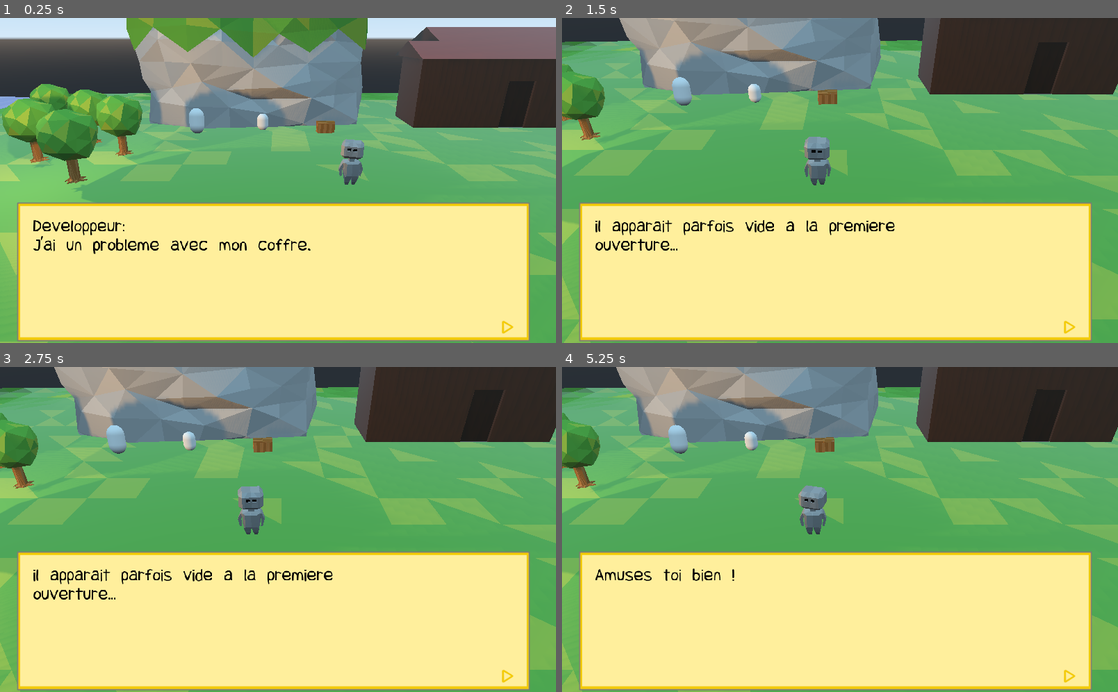
Above: before the commit, frames 1-4 (two rows, left to right).
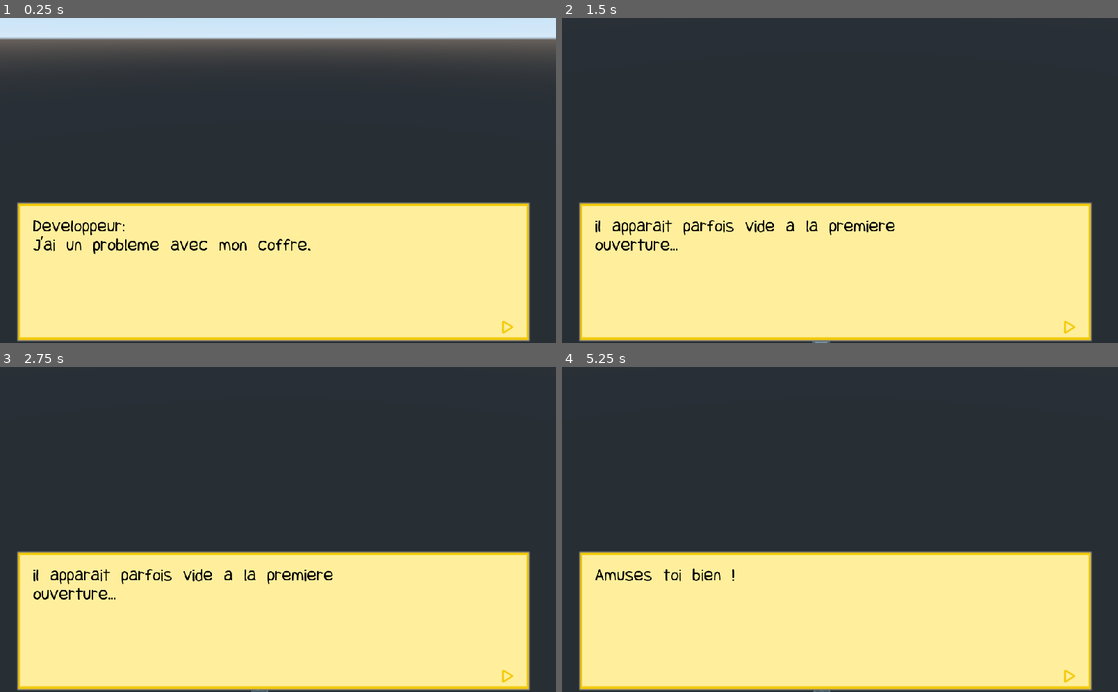
Above: after the commit, the same moments.

Repository: pisgah-fogel/SmallWorld3D
Game: Godot game, scene res://TestScene.tscn
The game is run twice, just before and just after one commit, with the same random seed, the same clock (stepped at 60 frames per second) and the same inputs.
Inputs (mouse positions are in pixels of both pictures, inside the frame that each line leads up to):
- Up to frame 1 (0.25 s): no input
- Up to frame 2 (1.5 s): tap Enter at 0.5 s; move the mouse to (962, 164) at 0.52 s; hold Right (ui_right) 0.53-1.25 s; click (962, 164) at 0.67 s; drag from (728, 196) to (812, 245) at 1.27 s
- Up to frame 3 (2.75 s): move the mouse to (333, 458) at 2.02 s; hold Right (ui_right) from 2.03 s (still down)
- Up to frame 4 (5.25 s): release Right (ui_right) at 2.75 s; tap Space at 2.75 s; drag from (812, 594) to (673, 480) at 2.77 s; move the mouse to (1006, 578) at 3.52 s; hold Left (ui_left) 3.53-4.25 s; drag from (673, 480) to (756, 448) at 4.27 s; tap Enter at 5 s; move the mouse to (867, 529) at 5.02 s; hold Down (ui_down) from 5.03 s (still down); click (867, 529) at 5.17 s

The runs differ from the first frame. In frame 1, 48% of the frame differs, in the area x 0-100%, y 0-100%; in frame 2, 53%; in frame 3, 53%; in frame 4, 53%.

Commit message:
Solve saving issues

Diff:
--- a/StaticTestHouse.gd
+++ b/StaticTestHouse.gd
@@ -2,21 +2,7 @@
 
 func _on_Area_body_entered(body):
 	print("Teleport to inside the house")
-	var root = get_tree().get_root()
 
-	# Remove the current level
-	var level = root.get_node("TestScene/TestIsland")
-	if not level:
-		level = get_parent()
-
-	if not level:
-		print("Error: cannot free actual scene: staying in this one")
-		return
-	level.queue_free()
-
-	# Add the next level
-	var next_level_resource = load("res://TestHouse.tscn")
-	var next_level = next_level_resource.instance()
-	root.add_child(next_level)
-
+	var level = get_tree().get_root().get_node("TestScene")
+	level.loadScene("res://TestHouse.tscn")
 	# TODO: use a splash screen to hide the teleportation
--- a/TestHouse.gd
+++ b/TestHouse.gd
@@ -13,12 +13,15 @@
 
 func _on_TeleportBack_body_entered(body):
 	print("Teleport out of the house")
-	# Remove the current level
-	self.queue_free()
-	# Add the next level
-	var next_level_resource = load("res://TestIsland.tscn")
-	var next_level = next_level_resource.instance()
-	mRoot.add_child(next_level)
+	var level = get_tree().get_root().get_node("TestScene")
+	level.loadScene("res://TestIsland.tscn")
 
 	mCharacter.translation = oldCharacterPosition + mCharacter.translation
 	# TODO: use a splash screen to hide the teleportation
+
+func save(save_game: Resource):
+	save_game.data["testhouse_1_charpos"] = oldCharacterPosition
+
+func load(save_game: Resource):
+	if "testhouse_1_charpos" in save_game.data:
+		oldCharacterPosition = save_game.data["testhouse_1_charpos"]
--- a/TestHouse.tscn
+++ b/TestHouse.tscn
@@ -9,7 +9,9 @@
 [sub_resource type="BoxShape" id=2]
 extents = Vector3( 1, 1.93297, 1 )
 
-[node name="TestHouse" type="Spatial"]
+[node name="Scene" type="Spatial" groups=[
+"save",
+]]
 transform = Transform( 1, 0, 0, 0, 1, 0, 0, 0, 1, -0.0337918, 0.00718546, 0.0882404 )
 script = ExtResource( 1 )
 
--- a/TestIsland.tscn
+++ b/TestIsland.tscn
@@ -59,7 +59,7 @@
 
 [sub_resource type="BoxShape" id=15]
 
-[node name="TestIsland" type="Spatial"]
+[node name="Scene" type="Spatial"]
 
 [node name="OmniLight" type="OmniLight" parent="."]
 transform = Transform( 1, 0, 0, 0, 1, 0, 0, 0, 1, -4.87394, 3.63377, 0 )
--- a/TestScene.gd
+++ b/TestScene.gd
@@ -1,8 +1,10 @@
 extends Spatial
 
 onready var mGameSaver = $GameSaver
+export var default_scene = "res://TestIsland.tscn"
 
 var firstRun = true
+var mScene = null
 
 func _ready():
 	mGameSaver.load(0)
@@ -22,7 +24,49 @@
 
 func save(save_game: Resource):
 	save_game.data["TestScene_firstrun"] = self.firstRun
+	if mScene:
+		print("Scene: ", mScene)
+		print("have filename: ", mScene.filename)
+		save_game.data["Scene"] = mScene.filename
+	else:
+		print("Error: Cannot find saving default one")
+		save_game.data["Scene"] = default_scene
 
 func load(save_game: Resource):
 	if "TestScene_firstrun" in save_game.data:
 		self.firstRun = save_game.data["TestScene_firstrun"]
+
+	if "Scene" in save_game.data:
+		print("Loading ", save_game.data["Scene"])
+		loadScene(save_game.data["Scene"])
+	else:
+		loadOnlyDefaultScene()
+
+func freeScene():
+	if mScene:
+		mGameSaver.appendToSave(mScene)
+		mScene.queue_free()
+		mScene= null
+
+func loadScene(strpath):
+	freeScene()
+	var error = false
+	var obj = load(strpath)
+	if not obj:
+		print("Cannot load path: ", strpath)
+		error = true
+	else:
+		mScene = obj.instance()
+		if not mScene:
+			error = true
+		else:
+			add_child(mScene)
+			mGameSaver.restoreDatas(mScene)
+	if error:
+		print("Error occured, loading default scene")
+		loadOnlyDefaultScene()
+
+func loadOnlyDefaultScene():
+	mScene = load(default_scene).instance()
+	add_child(mScene)
+	mGameSaver.restoreDatas(mScene)
--- a/TestScene.tscn
+++ b/TestScene.tscn
@@ -1,6 +1,5 @@
-[gd_scene load_steps=7 format=2]
+[gd_scene load_steps=6 format=2]
 
-[ext_resource path="res://TestIsland.tscn" type="PackedScene" id=1]
 [ext_resource path="res://gfx/Robot.glb" type="PackedScene" id=2]
 [ext_resource path="res://Character.gd" type="Script" id=3]
 [ext_resource path="res://save/GameSaver.tscn" type="PackedScene" id=8]
@@ -44,6 +43,4 @@
 shape = SubResource( 1 )
 
 [node name="Timer" type="Timer" parent="Character"]
-
-[node name="TestIsland" parent="." instance=ExtResource( 1 )]
 [connection signal="timeout" from="Character/Timer" to="Character" method="_on_Timer_timeout"]
--- a/save/GameSaver.gd
+++ b/save/GameSaver.gd
@@ -8,6 +8,33 @@
 var SAVE_NAME_TEMPLATE: String = "save_%03d.tres"
 var mSaveGame = null
 
+func loopSaveNodes(node):
+    for N in node.get_children():
+        if N.get_child_count() > 0:
+            loopSaveNodes(N)
+        if N.is_in_group("save"):
+            N.save(mSaveGame)
+            print("save ["+N.get_name()+"]")
+func loopLoadNodes(node):
+    for N in node.get_children():
+        if N.get_child_count() > 0:
+            loopLoadNodes(N)
+        if N.is_in_group("save"):
+            N.load(mSaveGame)
+            print("load ["+N.get_name()+"]")
+
+func appendToSave(parent_node):
+	if mSaveGame == null:
+		mSaveGame = SaveGame.new()
+		print("appendToSave(): No game save: let's create one")
+	loopSaveNodes(parent_node)
+
+func restoreDatas(parent_node):
+	if mSaveGame == null:
+		print("restoreDatas(): Error, cannot restore datas")
+		return
+	loopLoadNodes(parent_node)
+
 func save(id: int):
 	# Passes a SaveGame resource to all nodes to save data from
 	# and writes it to the disk
@@ -17,9 +44,6 @@
 	mSaveGame.game_version = ProjectSettings.get_setting("application/config/version")
 	for node in get_tree().get_nodes_in_group('save'):
 		node.save(mSaveGame)
-
-	for item in mSaveGame.data:
-		print("Saving ", item)
 
 	var directory: Directory = Directory.new()
 	if not directory.dir_exists(SAVE_FOLDER):
@@ -42,8 +66,5 @@
 
 	mSaveGame = load(save_file_path)
 
-	for item in mSaveGame.data:
-		print("Get ", item, " back")
-
 	for node in get_tree().get_nodes_in_group('save'):
 		node.load(mSaveGame)
